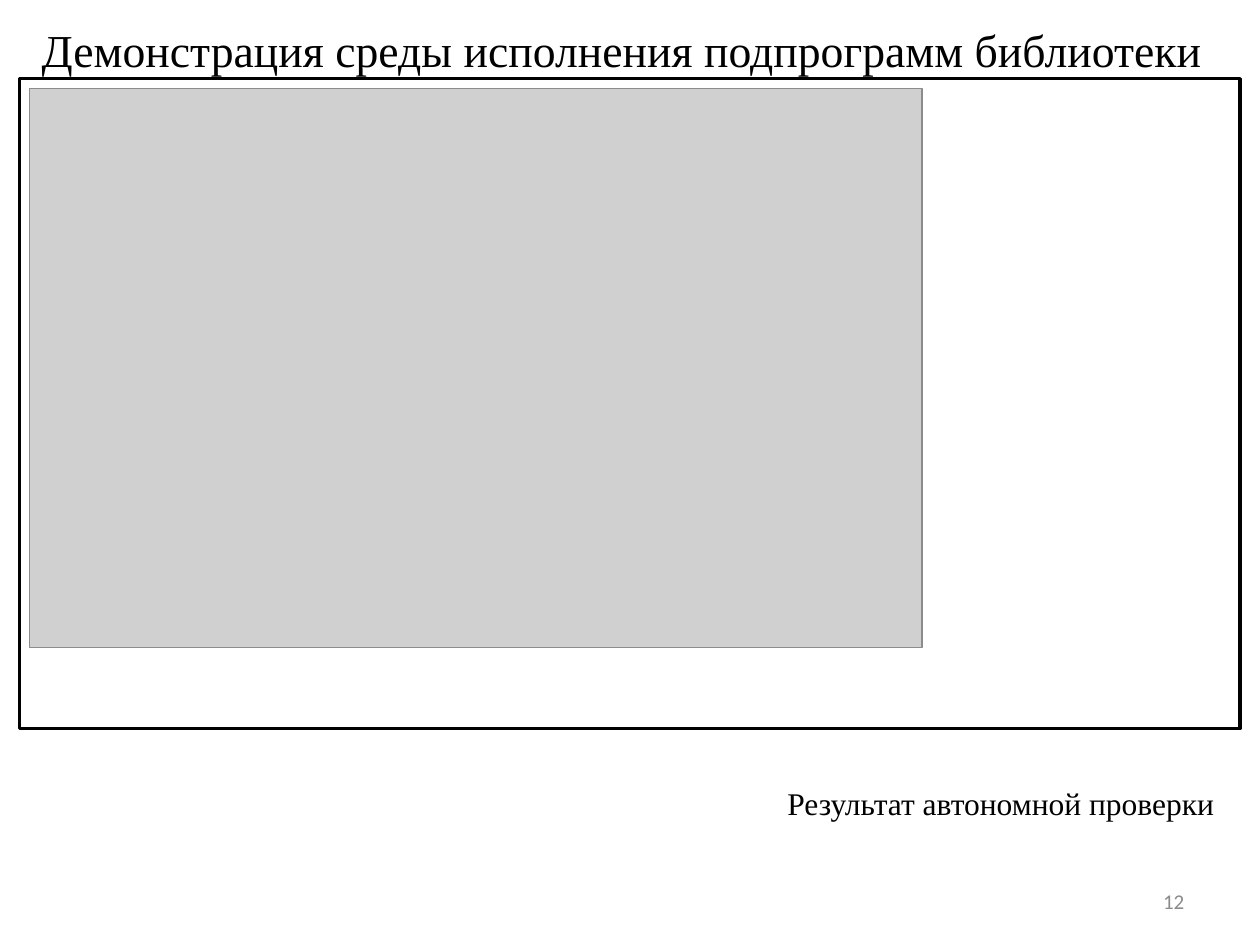
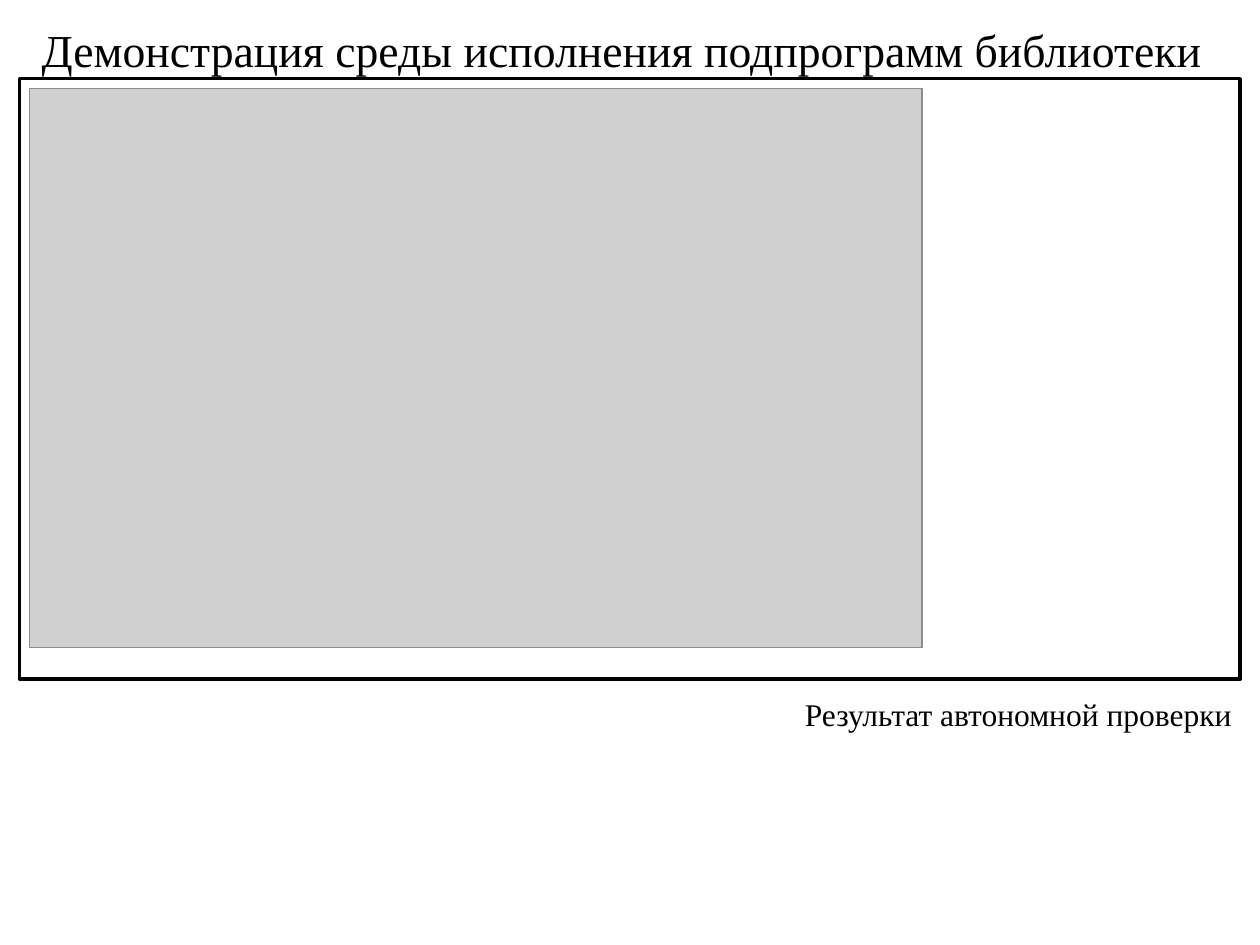
Before and after one commit to nwcfang/diplom_report, a slide deck: slide 12 of presentation/presentation-shtamp.pptx. Drawn at 1260x945 pixels with LibreOffice and Linux fonts; fonts in the diff are those of the drawing; grey boxes stand for pictures. Boxes give left, top, right and bottom in pixels: in the first picture for what was removed or moved away, otherwise in the second. Text is boxed around its words. In the diff, an @@ line names an element or a change of style, - is before the commit and + after.

```diff
--- a/presentation/presentation-shtamp.pptx
+++ b/presentation/presentation-shtamp.pptx
@@ rectangle resized from (x1=20, y1=78, x2=1241, y2=728) to (x1=20, y1=78, x2=1241, y2=679) @@
@@ text "Результат автономной проверки" moved from (x1=787, y1=793, x2=1214, y2=821) to (x1=805, y1=704, x2=1232, y2=733) @@
@@ page number removed at (x1=1163, y1=895, x2=1184, y2=909) @@
-12
```
Also in this commit, not shown: 13 other slides changed, 1 other file.
